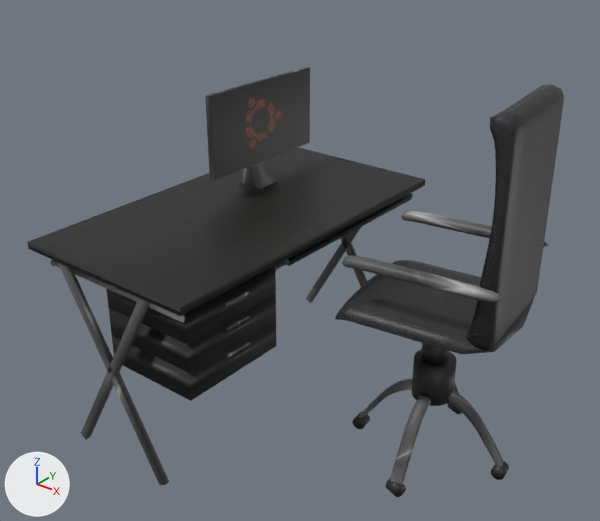
Two versions of the FBX model Badass_Upgrade/DESIGN/TaulaOficina3/TaulaOficina3.fbx, one commit apart.
One viewpoint serves both versions: a 50 mm lens placed at (0.0186, -0.0201, 0.0113), pointed at (0.0028, -0.0003, -0.001). Lighting does not change. The marker at lower left points along +X, +Y and +Z. Where no turn or scale is listed for an object, it has been applied to the vertices.
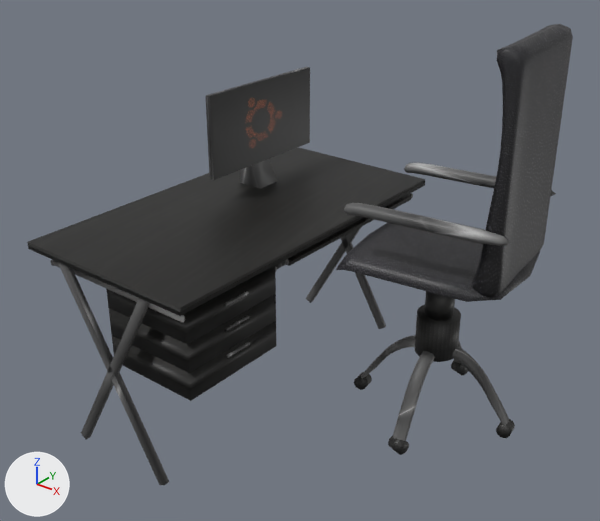
What differs and where, as boxes (x1, y1, x2, y2) in the pictures (600 x 521 px):
'Cube_004', moved: before (466, 84, 564, 350); after (471, 24, 573, 298)
'Cube_003', moved: before (335, 260, 534, 354); after (336, 223, 540, 302)
'Cube_010', moved: before (342, 210, 548, 302); after (343, 163, 556, 246)
'Cube_007', moved: before (359, 378, 504, 484); after (361, 335, 509, 441)
'Cylinder_016', moved: before (412, 343, 457, 406); after (415, 291, 461, 362)
'Cylinder_020', moved: before (386, 479, 406, 497); after (388, 436, 409, 455)
'Cylinder_019', moved: before (491, 461, 509, 480); after (496, 419, 515, 438)
'Cylinder_018', moved: before (353, 412, 370, 429); after (354, 372, 372, 390)
'Cylinder_021', moved: before (447, 403, 462, 414); after (451, 361, 468, 375)

The change in detail:
Object 'Cylinder_021' (ob_cylinder_021) moves from (0.00627, 0.00535, -0.00853) to (0.00627, 0.00535, -0.00669).
Object 'Cylinder_020' (ob_cylinder_020) moves from (0.00698, -0.00021, -0.00853) to (0.00698, -0.00021, -0.00669).
Object 'Cube_004' (ob_cube_004) moves from (0.00895, 0.00287, 0.00108) to (0.00895, 0.00287, 0.00293).
Object 'Cube_007' (ob_cube_007) moves from (0.00454, 0.00231, -0.00597) to (0.00454, 0.00231, -0.00412).
Object 'Cylinder_018' (ob_cylinder_018) moves from (0.00385, 0.00218, -0.00853) to (0.00385, 0.00218, -0.00669).
Object 'Cube_003' (ob_cube_003) moves from (0.00663, 0.00257, -0.00256) to (0.00663, 0.00257, -0.00072).
Object 'Cylinder_016' (ob_cylinder_016) moves from (0.00663, 0.00257, -0.0043) to (0.00663, 0.00257, -0.00245).
Object 'Cylinder_019' (ob_cylinder_019) moves from (0.00941, 0.00288, -0.00853) to (0.00941, 0.00288, -0.00669).
Object 'Cube_010' (ob_cube_010) moves from (0.00649, 0.00478, -0.00053) to (0.00649, 0.00478, 0.00132).
